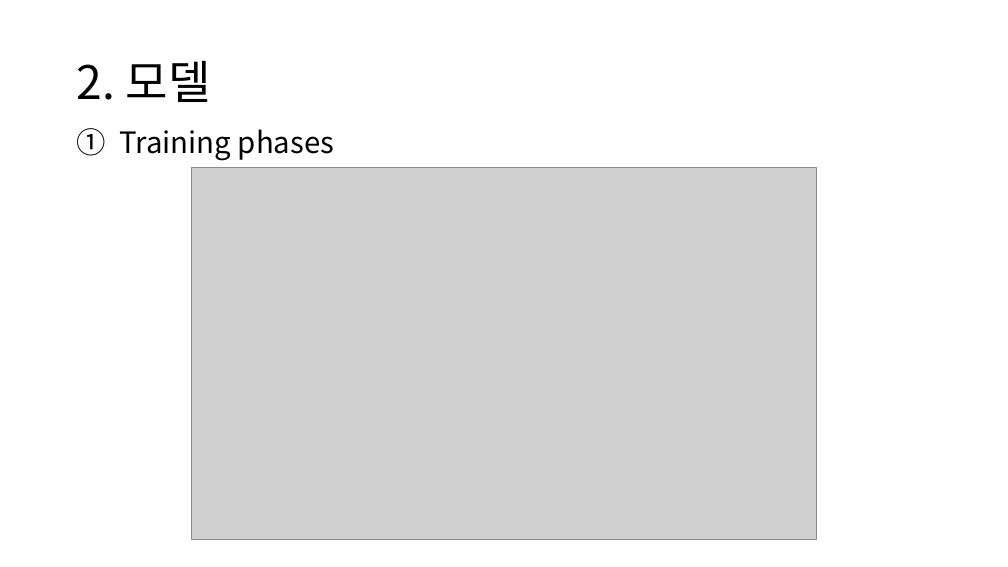
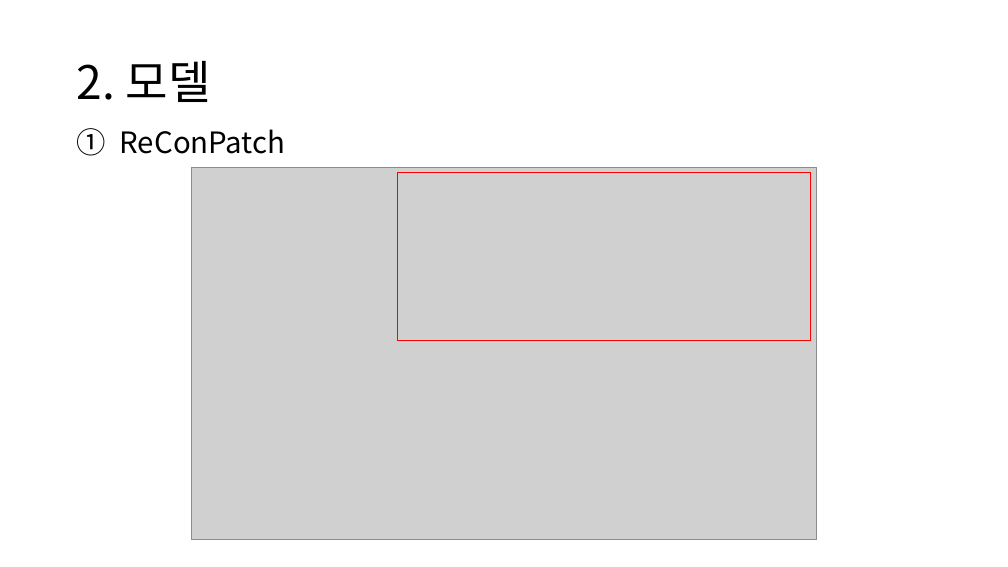
Before and after one commit to chroion/paper-review, a slide deck: slide 3 of ReConPatch, Contrastive Patch Representation Learning for Industrial/ReConPatch, Contrastive Patch Representation Learning for Industrial.pptx. Drawn at 1008x567 pixels with LibreOffice and Linux fonts; fonts in the diff are those of the drawing; grey boxes stand for pictures. Boxes give left, top, right and bottom in pixels: in the first picture for what was removed or moved away, otherwise in the second. Text is boxed around its words. In the diff, an @@ line names an element or a change of style, - is before the commit and + after.

```diff
--- a/ReConPatch, Contrastive Patch Representation Learning for Industrial/ReConPatch, Contrastive Patch Representation Learning for Industrial.pptx
+++ b/ReConPatch, Contrastive Patch Representation Learning for Industrial/ReConPatch, Contrastive Patch Representation Learning for Industrial.pptx
@@ text at box(120, 129, 286, 154): text changed @@
-1. Training phases
+1. ReConPatch
@@ rectangle added at box(397, 172, 811, 341), outline #FF0000 1 pt @@
```
Also in this commit, not shown: 4 other slides changed, 1 slide added.
